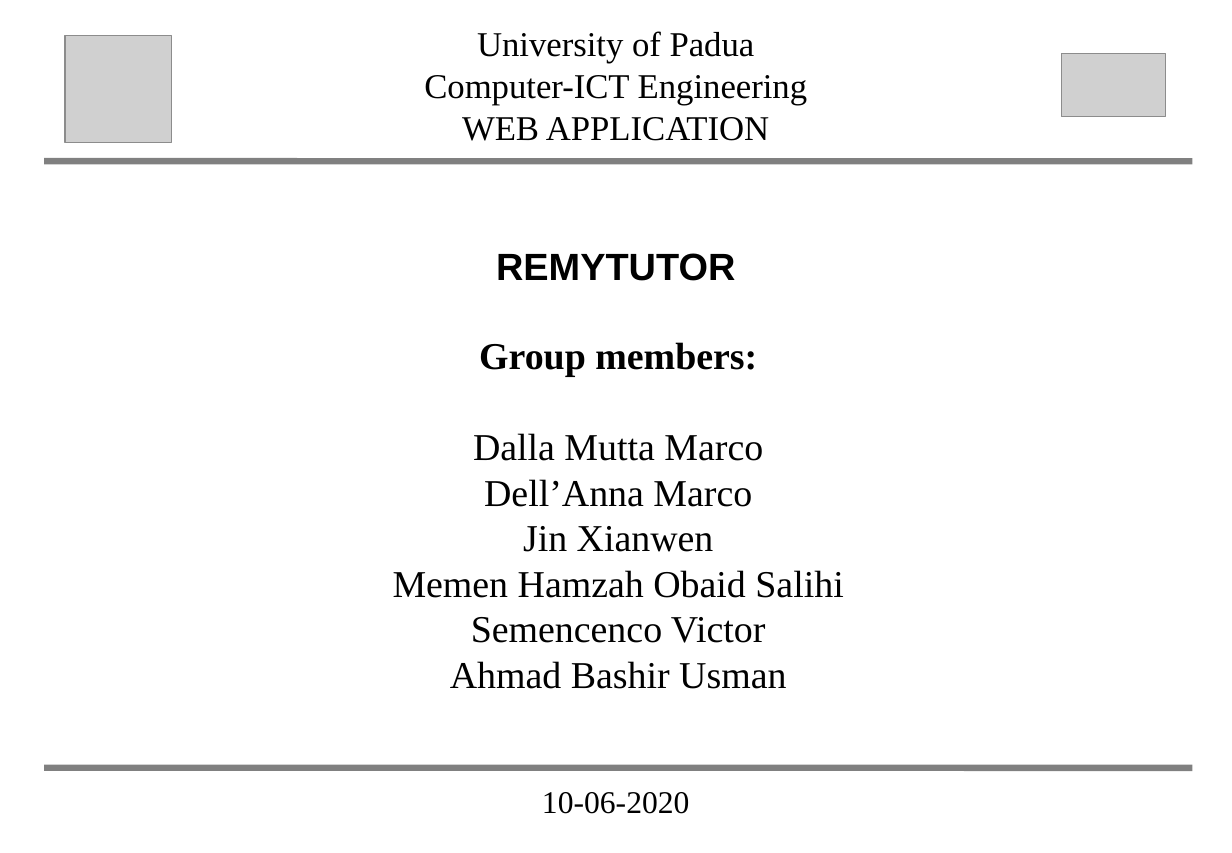
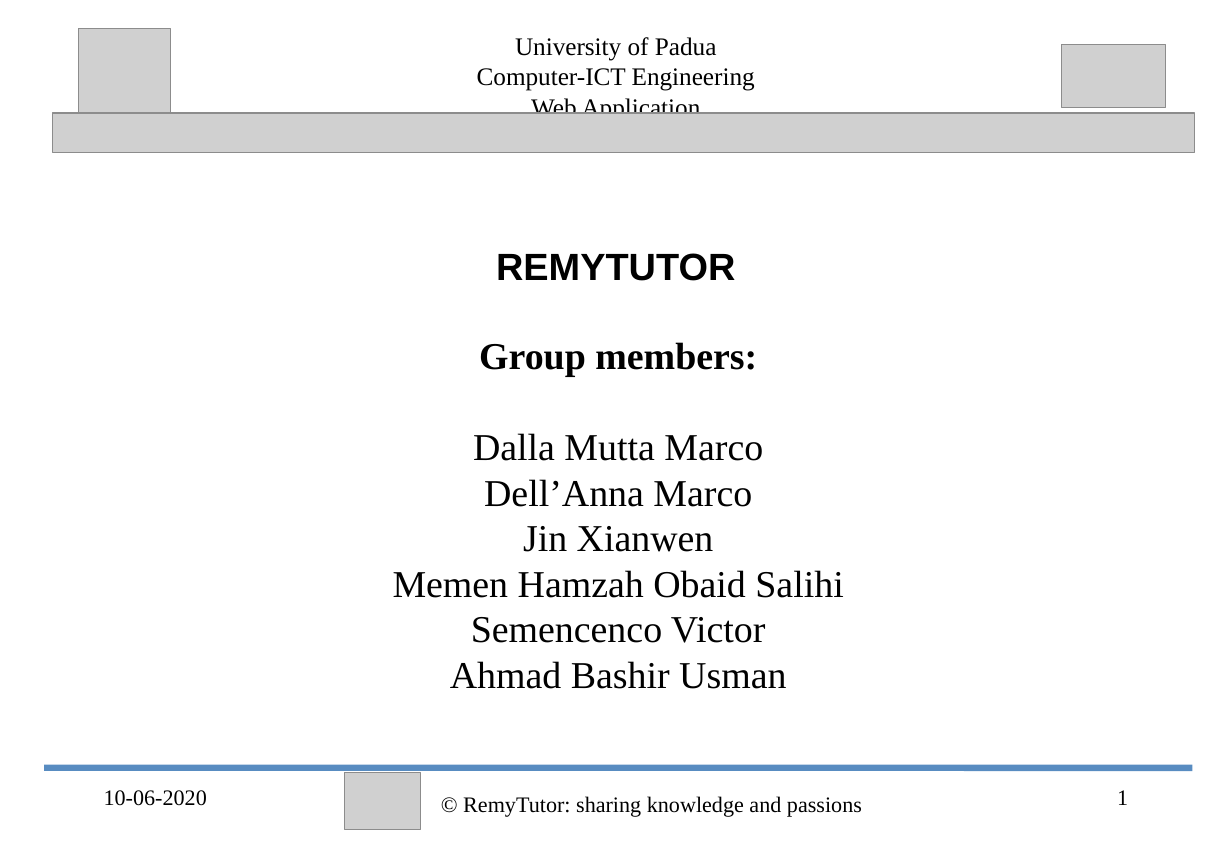
Before and after one commit to abahmadb/Web-Applications, a slide deck: slide 1 of HW2-RemuTutor-2019-2020 - Ahmad.ppt. Drawn at 1232x853 pixels with LibreOffice and Linux fonts; fonts in the diff are those of the drawing; grey boxes stand for pictures. Boxes give left, top, right and bottom in pixels: in the first picture for what was removed or moved away, otherwise in the second. Text is boxed around its words. In the diff, an @@ line names an element or a change of style, - is before the commit and + after.

```diff
--- a/HW2-RemuTutor-2019-2020 - Ahmad.ppt
+++ b/HW2-RemuTutor-2019-2020 - Ahmad.ppt
@@ picture resized from (x1=65, y1=35, x2=172, y2=142) to (x1=78, y1=28, x2=170, y2=120) @@
@@ text "University of Padua" moved from (x1=424, y1=31, x2=807, y2=141) to (x1=477, y1=37, x2=755, y2=114) @@
@@ text at (x1=477, y1=37, x2=755, y2=91): size 22 to 16 pt in "University of Padua", "Computer-ICT Engineering" @@
@@ picture moved from (x1=1060, y1=53, x2=1165, y2=116) to (x1=1060, y1=44, x2=1165, y2=107) @@
@@ picture added at (x1=52, y1=113, x2=1193, y2=152) @@
@@ text at (x1=531, y1=96, x2=701, y2=114): text changed; size 22 to 16 pt @@
-WEB APPLICATION
+Web Application
@@ line removed from (48, 161) to (1189, 161) @@
@@ line (48, 767) - (1189, 767): stroke #808080 4 pt to #588CC1 4 pt @@
@@ text "10-06-2020" moved from (x1=542, y1=792, x2=690, y2=814) to (x1=104, y1=790, x2=207, y2=806) @@
@@ text "10-06-2020" at (x1=104, y1=790, x2=207, y2=806): size 20 to 14 pt; alignment centre to left @@
@@ picture added at (x1=344, y1=772, x2=421, y2=829) @@
@@ text added at (x1=463, y1=796, x2=862, y2=817), 14 pt, text #000000 @@
+© RemyTutor: sharing knowledge and passions
@@ page number added at (x1=1117, y1=790, x2=1128, y2=805), 14 pt, text #000000 @@
+1
```
Also in this commit, not shown: 11 other slides changed, 15 slides added, 28 other files.
